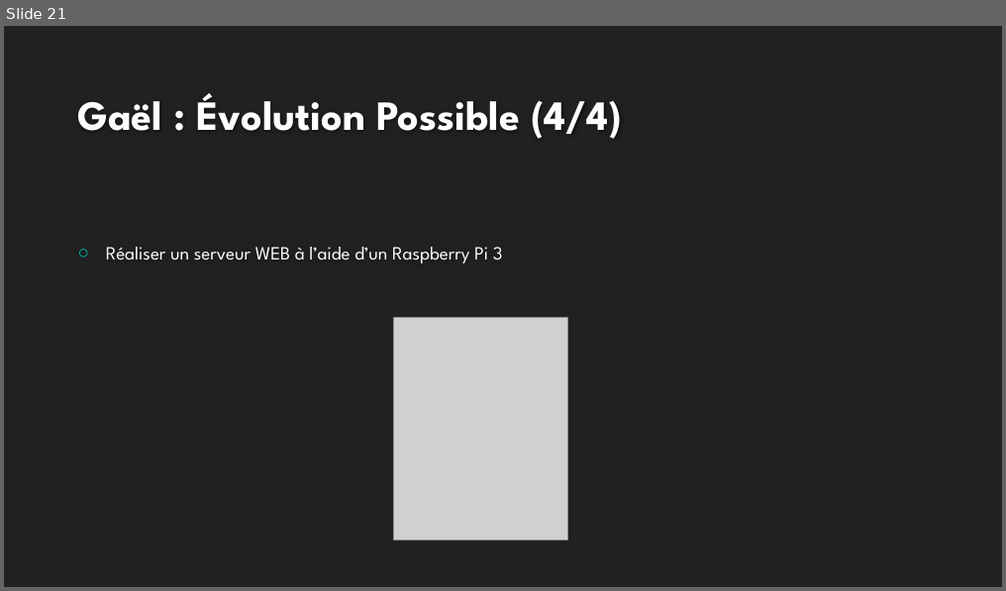
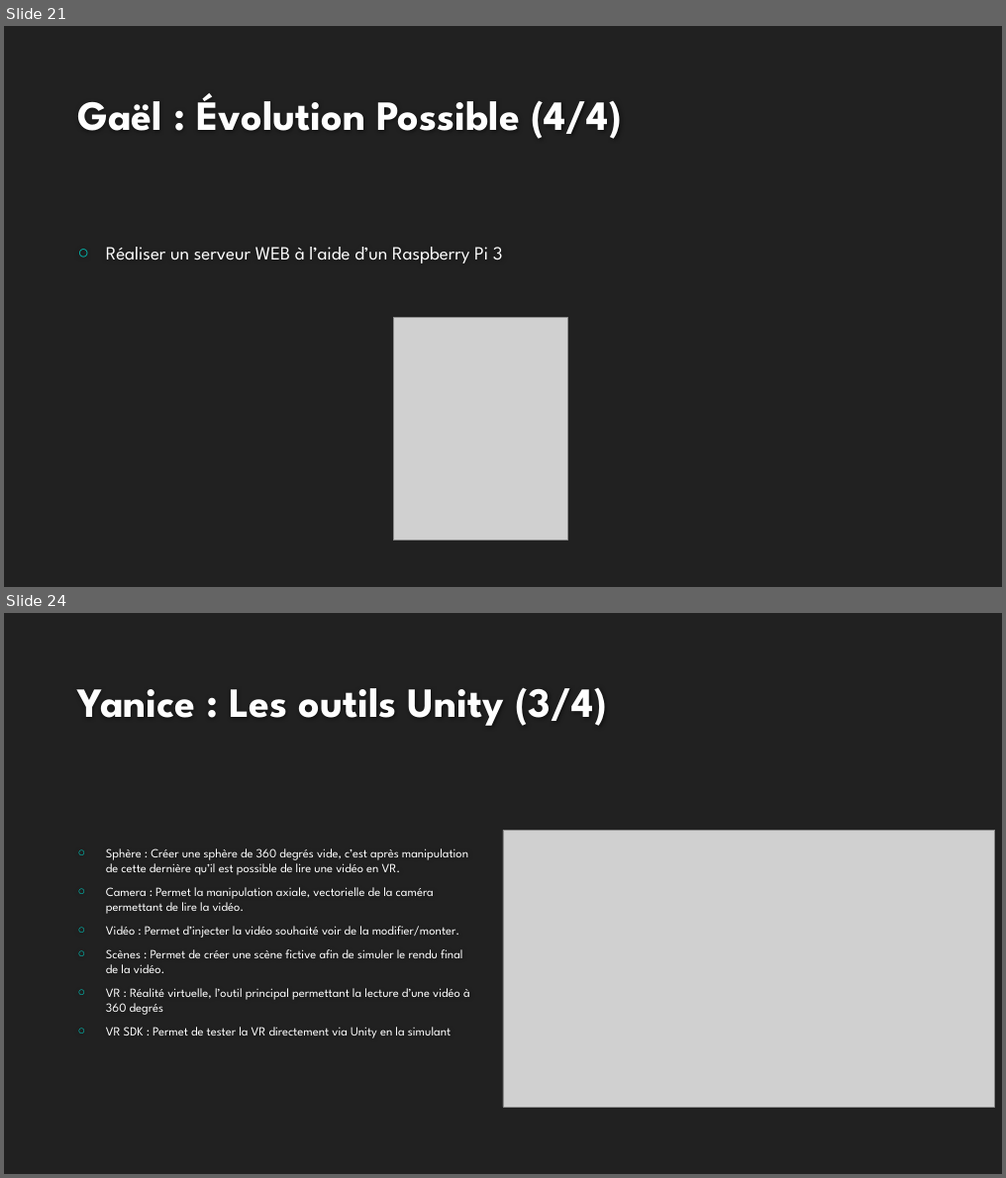
Before and after one commit to rlembo06/VR_tourism, a slide deck: annexes/slides-VR_Tourism.pptx. Shown one above the other, each under a label of ours: slide 21 before the commit, slides 21 and 24 after it; the slides between them are not shown. The pictures are 1006x591 and 1006x1178 pixels, drawn with LibreOffice and Linux fonts; fonts in the diff are those of the drawing; grey boxes stand for pictures; background and template pictures are left out. Boxes give left, top, right and bottom in pixels: in the first picture for what was removed or moved away, otherwise in the second. Text is boxed around its words. In the diff, an @@ line names an element or a change of style, - is before the commit and + after.

Commit message:
ajout slide yanice vf

```diff
--- a/annexes/slides-VR_Tourism.pptx
+++ b/annexes/slides-VR_Tourism.pptx
@@ slide 24 added at bbox=[4, 613, 1002, 1174], background #212121 @@
@@ title added at bbox=[78, 687, 607, 726], 40 pt, text #FEFEFE, bold @@
+Yanice : Les outils Unity (3/4)
@@ text added at bbox=[106, 849, 470, 1039], 12 pt, text #FFFFFF @@
+○ Sphère : Créer une sphère de 360 degrés vide, c’est après manipulation de cette dernière qu’il est possible de lire une vidéo en VR.
+○ Camera : Permet la manipulation axiale, vectorielle de la caméra permettant de lire la vidéo.
+○ Vidéo : Permet d’injecter la vidéo souhaité voir de la modifier/monter.
+○ Scènes : Permet de créer une scène fictive afin de simuler le rendu final de la vidéo.
+○ VR : Réalité virtuelle, l’outil principal permettant la lecture d’une vidéo à 360 degrés
+○ VR SDK : Permet de tester la VR directement via Unity en la simulant
@@ picture added at bbox=[503, 830, 995, 1107] @@
```
Also in this commit, not shown: 1 slide changed, 2 other slides added, 2 slides removed.
